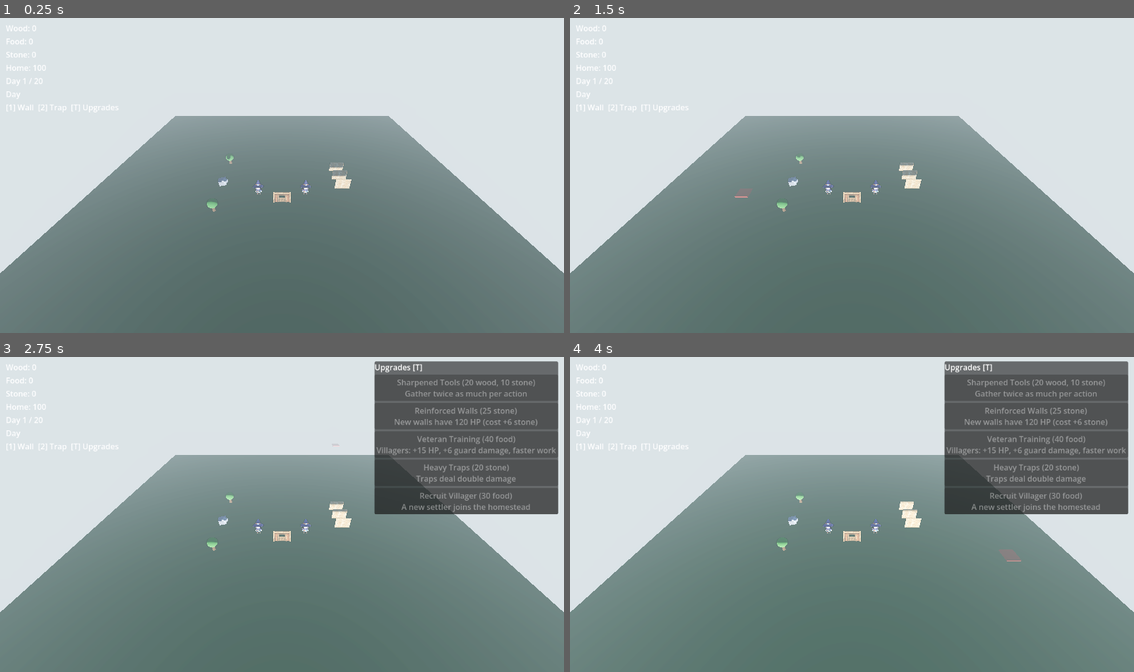
Above: before the commit, frames 1-4 (two rows, left to right).
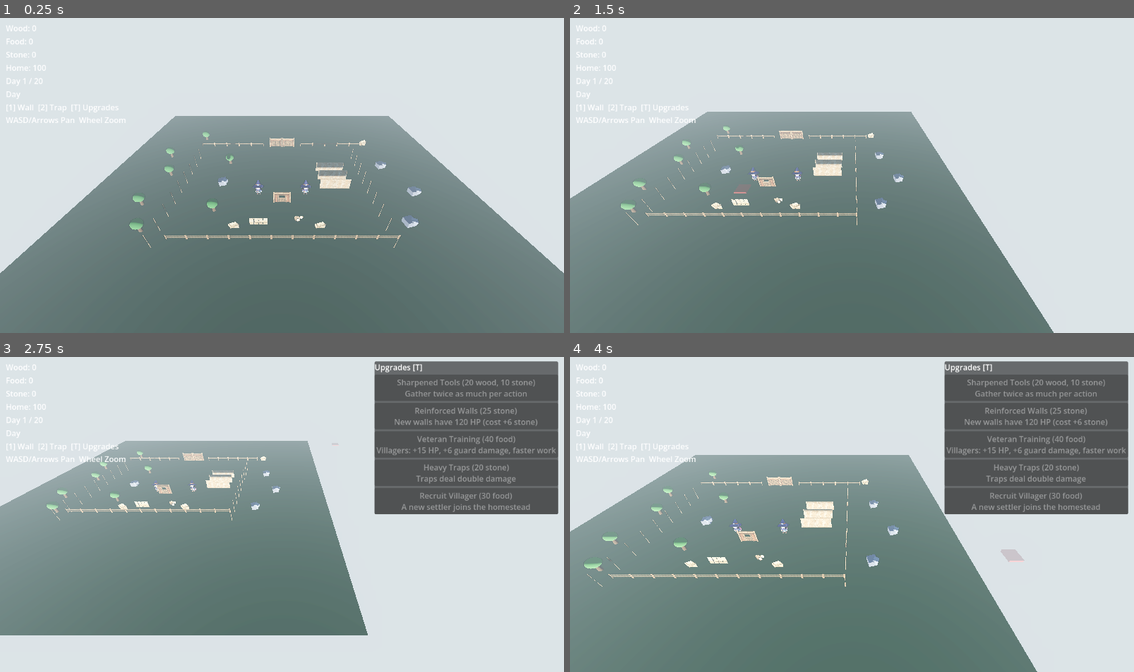
Above: after the commit, the same moments.

Repository: Harrisonnad/homestead-defense
Game: Godot game, scene res://scenes/Main.tscn
Two runs of this game, one before a commit and one after it. Both use one fixed random seed, a clock stepped at 60 frames per second and the inputs below.
Inputs (mouse positions are in pixels of both pictures, inside the frame that each line leads up to):
- Up to frame 1 (0.25 s): no input
- Up to frame 2 (1.5 s): tap Enter at 0.5 s; move the mouse to (976, 159) at 0.52 s; hold D 0.53-1.28 s; tap 1 at 0.6 s; click (976, 159) at 0.67 s; move the mouse to (739, 191) at 1.27 s; hold S from 1.28 s (still down); tap 2 at 1.35 s; click (739, 191) at 1.42 s
- Up to frame 3 (2.75 s): move the mouse to (338, 445) at 2.02 s; release S at 2.03 s; hold D from 2.03 s (still down); tap T at 2.1 s; click (338, 445) at 2.17 s
- Up to frame 4 (4 s): move the mouse to (823, 577) at 2.77 s; release D at 2.78 s; hold W 2.78-3.53 s; tap 1 at 2.85 s; click (823, 577) at 2.92 s; move the mouse to (1021, 561) at 3.52 s; hold A from 3.53 s (still down); tap 2 at 3.6 s; click (1021, 561) at 3.67 s

The runs differ from the first frame. In frame 1, 1.2% of the frame differs, in the area x 1-75%, y 31-73%; in frame 2, 18%; in frame 3, 35%, in the area x 0-100%, y 26-100%; in frame 4, 18%.

Commit message:
Map pass: fenced compound, more interactables, camera control
Fleshes out the Phase 1 test layout into a real map inspired by
isometric farm references: a destructible fence perimeter (15 HP
segments enemies smash through, runtime-generated via fence_line.gd)
with a 60 HP double-door gate facing the enemy approach, a west
forest and east rock outcrop, a 2x3 farm field, gatherable hay bales
(food, reuses resource_node.gd), and decor props by the homestead.
Adds WASD/arrow pan + wheel zoom (clamped, translation-only so the
sprite billboards stay valid) since the fixed camera was the real
blocker to a bigger map. wall.gd gains an upgradable flag so the
perimeter never inherits the reinforced-wall tier.

Co-Authored-By: Claude Fable 5 <noreply@anthropic.com>

Diff:
--- a/scenes/Main.tscn
+++ b/scenes/Main.tscn
@@ -16,6 +16,14 @@
 [ext_resource type="PackedScene" path="res://scenes/homestead.tscn" id="16"]
 [ext_resource type="PackedScene" path="res://scenes/ui/upgrade_panel.tscn" id="17"]
 [ext_resource type="PackedScene" path="res://scenes/ui/end_screen.tscn" id="18"]
+[ext_resource type="PackedScene" path="res://scenes/fence.tscn" id="19"]
+[ext_resource type="PackedScene" path="res://scenes/gate.tscn" id="20"]
+[ext_resource type="PackedScene" path="res://scenes/hay_bale.tscn" id="21"]
+[ext_resource type="Script" path="res://scripts/camera_controller.gd" id="22"]
+[ext_resource type="Script" path="res://scripts/fence_line.gd" id="23"]
+[ext_resource type="Texture2D" path="res://docs/assets/kennys/kenney_isometric-miniature-farm/Angle/fenceLow_E.png" id="24"]
+[ext_resource type="Texture2D" path="res://docs/assets/kennys/kenney_isometric-miniature-farm/Angle/sacksCrate_S.png" id="25"]
+[ext_resource type="Texture2D" path="res://docs/assets/kennys/kenney_isometric-miniature-farm/Angle/hayBalesStacked_S.png" id="26"]
 
 [sub_resource type="PlaneMesh" id="1"]
 size = Vector2(50, 50)
@@ -69,6 +77,7 @@
 [node name="Camera3D" type="Camera3D" parent="."]
 transform = Transform3D(1, 0, 0, 0, 0.8, 0.6, 0, -0.6, 0.8, 0, 18, 22)
 current = true
+script = ExtResource("22")
 
 [node name="Ground" type="StaticBody3D" parent="."]
 
@@ -97,8 +106,50 @@
 [node name="FarmPlot3" parent="." instance=ExtResource("6")]
 transform = Transform3D(1, 0, 0, 0, 1, 0, 0, 0, 1, 8, 0, 1)
 
+[node name="FarmPlot4" parent="." instance=ExtResource("6")]
+transform = Transform3D(1, 0, 0, 0, 1, 0, 0, 0, 1, 6, 0, -3)
+
+[node name="FarmPlot5" parent="." instance=ExtResource("6")]
+transform = Transform3D(1, 0, 0, 0, 1, 0, 0, 0, 1, 6, 0, -1)
+
+[node name="FarmPlot6" parent="." instance=ExtResource("6")]
+transform = Transform3D(1, 0, 0, 0, 1, 0, 0, 0, 1, 6, 0, 1)
+
+[node name="Tree3" parent="." instance=ExtResource("5")]
+transform = Transform3D(1, 0, 0, 0, 1, 0, 0, 0, 1, -16, 0, -2)
+
+[node name="Tree4" parent="." instance=ExtResource("5")]
+transform = Transform3D(1, 0, 0, 0, 1, 0, 0, 0, 1, -17, 0, 4)
+
+[node name="Tree5" parent="." instance=ExtResource("5")]
+transform = Transform3D(1, 0, 0, 0, 1, 0, 0, 0, 1, -15, 0, 8)
+
+[node name="Tree6" parent="." instance=ExtResource("5")]
+transform = Transform3D(1, 0, 0, 0, 1, 0, 0, 0, 1, -18, 0, -7)
+
+[node name="Tree7" parent="." instance=ExtResource("5")]
+transform = Transform3D(1, 0, 0, 0, 1, 0, 0, 0, 1, -14, 0, -13)
+
 [node name="Rock" parent="." instance=ExtResource("11")]
 transform = Transform3D(1, 0, 0, 0, 1, 0, 0, 0, 1, -8, 0, 0)
+
+[node name="Rock2" parent="." instance=ExtResource("11")]
+transform = Transform3D(1, 0, 0, 0, 1, 0, 0, 0, 1, 15, 0, -4)
+
+[node name="Rock3" parent="." instance=ExtResource("11")]
+transform = Transform3D(1, 0, 0, 0, 1, 0, 0, 0, 1, 17, 0, 2)
+
+[node name="Rock4" parent="." instance=ExtResource("11")]
+transform = Transform3D(1, 0, 0, 0, 1, 0, 0, 0, 1, 14, 0, 7)
+
+[node name="HayBale" parent="." instance=ExtResource("21")]
+transform = Transform3D(1, 0, 0, 0, 1, 0, 0, 0, 1, 4, 0, 8)
+
+[node name="HayBale2" parent="." instance=ExtResource("21")]
+transform = Transform3D(1, 0, 0, 0, 1, 0, 0, 0, 1, -5, 0, 8)
+
+[node name="HayBale3" parent="." instance=ExtResource("21")]
+transform = Transform3D(1, 0, 0, 0, 1, 0, 0, 0, 1, 14, 0, -10)
 
 [node name="Villager" parent="." instance=ExtResource("12")]
 transform = Transform3D(1, 0, 0, 0, 1, 0, 0, 0, 1, 3, 0, 2)
@@ -140,6 +191,69 @@
 villager_scene = ExtResource("12")
 entities_container_path = NodePath("../Entities")
 
+[node name="Perimeter" type="Node3D" parent="."]
+
+[node name="FenceNorthWest" type="Node3D" parent="Perimeter"]
+transform = Transform3D(1, 0, 0, 0, 1, 0, 0, 0, 1, -12, 0, -8)
+script = ExtResource("23")
+fence_scene = ExtResource("19")
+count = 5
+spacing = 2.0
+direction = Vector3(1, 0, 0)
+
+[node name="FenceNorthEast" type="Node3D" parent="Perimeter"]
+transform = Transform3D(1, 0, 0, 0, 1, 0, 0, 0, 1, 4, 0, -8)
+script = ExtResource("23")
+fence_scene = ExtResource("19")
+count = 5
+spacing = 2.0
+direction = Vector3(1, 0, 0)
+
+[node name="Gate" parent="Perimeter" instance=ExtResource("20")]
+transform = Transform3D(1, 0, 0, 0, 1, 0, 0, 0, 1, 0, 0, -8)
+
+[node name="FenceWest" type="Node3D" parent="Perimeter"]
+transform = Transform3D(1, 0, 0, 0, 1, 0, 0, 0, 1, -12, 0, -6)
+script = ExtResource("23")
+fence_scene = ExtResource("19")
+count = 9
+spacing = 2.0
+direction = Vector3(0, 0, 1)
+texture_override = ExtResource("24")
+
+[node name="FenceEast" type="Node3D" parent="Perimeter"]
+transform = Transform3D(1, 0, 0, 0, 1, 0, 0, 0, 1, 12, 0, -6)
+script = ExtResource("23")
+fence_scene = ExtResource("19")
+count = 9
+spacing = 2.0
+direction = Vector3(0, 0, 1)
+texture_override = ExtResource("24")
+
+[node name="FenceSouth" type="Node3D" parent="Perimeter"]
+transform = Transform3D(1, 0, 0, 0, 1, 0, 0, 0, 1, -10, 0, 10)
+script = ExtResource("23")
+fence_scene = ExtResource("19")
+count = 11
+spacing = 2.0
+direction = Vector3(1, 0, 0)
+
+[node name="Decor" type="Node3D" parent="."]
+
+[node name="SacksCrate" type="Sprite3D" parent="Decor"]
+transform = Transform3D(1, 0, 0, 0, 1, 0, 0, 0, 1, 1.8, 2.0, 7)
+texture = ExtResource("25")
+pixel_size = 0.0078125
+shaded = true
+alpha_cut = 1
+
+[node name="HayStack" type="Sprite3D" parent="Decor"]
+transform = Transform3D(1, 0, 0, 0, 1, 0, 0, 0, 1, -2.5, 2.0, 7.5)
+texture = ExtResource("26")
+pixel_size = 0.0078125
+shaded = true
+alpha_cut = 1
+
 [node name="UpgradePanel" parent="." instance=ExtResource("17")]
 
 [node name="EndScreen" parent="." instance=ExtResource("18")]
--- /dev/null
+++ b/scenes/fence.tscn
@@ -0,0 +1,25 @@
+[gd_scene load_steps=4 format=3]
+
+[ext_resource type="Script" path="res://scripts/wall.gd" id="1"]
+[ext_resource type="Texture2D" path="res://docs/assets/kennys/kenney_isometric-miniature-farm/Angle/fenceLow_S.png" id="2"]
+
+[sub_resource type="BoxShape3D" id="1"]
+size = Vector3(2, 1.0, 0.4)
+
+[node name="Fence" type="StaticBody3D"]
+collision_layer = 2
+collision_mask = 0
+script = ExtResource("1")
+max_health = 15
+upgradable = false
+
+[node name="Sprite3D" type="Sprite3D" parent="."]
+transform = Transform3D(1, 0, 0, 0, 1, 0, 0, 0, 1, 0, 2.0, 0)
+texture = ExtResource("2")
+pixel_size = 0.0078125
+shaded = true
+alpha_cut = 1
+
+[node name="CollisionShape3D" type="CollisionShape3D" parent="."]
+transform = Transform3D(1, 0, 0, 0, 1, 0, 0, 0, 1, 0, 0.5, 0)
+shape = SubResource("1")
--- /dev/null
+++ b/scenes/gate.tscn
@@ -0,0 +1,32 @@
+[gd_scene load_steps=4 format=3]
+
+[ext_resource type="Script" path="res://scripts/wall.gd" id="1"]
+[ext_resource type="Texture2D" path="res://docs/assets/kennys/kenney_isometric-miniature-farm/Angle/woodWallGateClosed_S.png" id="2"]
+
+[sub_resource type="BoxShape3D" id="1"]
+size = Vector3(6, 1.5, 0.5)
+
+[node name="Gate" type="StaticBody3D"]
+collision_layer = 2
+collision_mask = 0
+script = ExtResource("1")
+max_health = 60
+upgradable = false
+
+[node name="DoorLeft" type="Sprite3D" parent="."]
+transform = Transform3D(1, 0, 0, 0, 1, 0, 0, 0, 1, -1, 2.0, 0)
+texture = ExtResource("2")
+pixel_size = 0.0078125
+shaded = true
+alpha_cut = 1
+
+[node name="DoorRight" type="Sprite3D" parent="."]
+transform = Transform3D(1, 0, 0, 0, 1, 0, 0, 0, 1, 1, 2.0, 0)
+texture = ExtResource("2")
+pixel_size = 0.0078125
+shaded = true
+alpha_cut = 1
+
+[node name="CollisionShape3D" type="CollisionShape3D" parent="."]
+transform = Transform3D(1, 0, 0, 0, 1, 0, 0, 0, 1, 0, 0.75, 0)
+shape = SubResource("1")
--- /dev/null
+++ b/scenes/hay_bale.tscn
@@ -0,0 +1,30 @@
+[gd_scene load_steps=3 format=3]
+
+[ext_resource type="Script" path="res://scripts/resource_node.gd" id="1"]
+[ext_resource type="Texture2D" path="res://docs/assets/kennys/kenney_isometric-miniature-farm/Angle/hayBales_S.png" id="2"]
+
+[sub_resource type="BoxShape3D" id="1"]
+size = Vector3(1.5, 1.0, 1.5)
+
+[node name="HayBale" type="StaticBody3D"]
+script = ExtResource("1")
+resource_type = "food"
+gather_amount = 8
+respawn_seconds = 12.0
+input_ray_pickable = true
+
+[node name="Visual" type="Node3D" parent="."]
+
+[node name="Sprite3D" type="Sprite3D" parent="Visual"]
+transform = Transform3D(1, 0, 0, 0, 1, 0, 0, 0, 1, 0, 2.0, 0)
+texture = ExtResource("2")
+pixel_size = 0.0078125
+shaded = true
+alpha_cut = 1
+
+[node name="CollisionShape3D" type="CollisionShape3D" parent="."]
+transform = Transform3D(1, 0, 0, 0, 1, 0, 0, 0, 1, 0, 0.5, 0)
+shape = SubResource("1")
+
+[node name="CooldownTimer" type="Timer" parent="."]
+one_shot = true
--- a/scenes/ui/hud.tscn
+++ b/scenes/ui/hud.tscn
@@ -37,4 +37,5 @@
 
 [node name="HintLabel" type="Label" parent="VBoxContainer"]
 layout_mode = 2
-text = "[1] Wall  [2] Trap  [T] Upgrades"
+text = "[1] Wall  [2] Trap  [T] Upgrades
+WASD/Arrows Pan  Wheel Zoom"
--- /dev/null
+++ b/scripts/camera_controller.gd
@@ -0,0 +1,41 @@
+extends Camera3D
+
+# Pan/zoom for the fixed-angle isometric camera. Translation only — never
+# rotates — so the sprite quads placed for this viewing angle stay valid.
+
+@export var pan_speed: float = 14.0
+@export var zoom_step: float = 2.0
+@export var min_x: float = -18.0
+@export var max_x: float = 18.0
+@export var min_z: float = 4.0
+@export var max_z: float = 34.0
+@export var min_y: float = 10.0
+@export var max_y: float = 26.0
+
+func _process(delta: float) -> void:
+	var pan := Vector3.ZERO
+	if Input.is_key_pressed(KEY_W) or Input.is_key_pressed(KEY_UP):
+		pan.z -= 1.0
+	if Input.is_key_pressed(KEY_S) or Input.is_key_pressed(KEY_DOWN):
+		pan.z += 1.0
+	if Input.is_key_pressed(KEY_A) or Input.is_key_pressed(KEY_LEFT):
+		pan.x -= 1.0
+	if Input.is_key_pressed(KEY_D) or Input.is_key_pressed(KEY_RIGHT):
+		pan.x += 1.0
+	if pan != Vector3.ZERO:
+		position += pan.normalized() * pan_speed * delta
+		_clamp_position()
+
+func _unhandled_input(event: InputEvent) -> void:
+	if event is InputEventMouseButton and event.pressed:
+		if event.button_index == MOUSE_BUTTON_WHEEL_UP:
+			position += -global_transform.basis.z.normalized() * zoom_step
+			_clamp_position()
+		elif event.button_index == MOUSE_BUTTON_WHEEL_DOWN:
+			position += global_transform.basis.z.normalized() * zoom_step
+			_clamp_position()
+
+func _clamp_position() -> void:
+	position.x = clampf(position.x, min_x, max_x)
+	position.z = clampf(position.z, min_z, max_z)
+	position.y = clampf(position.y, min_y, max_y)
--- /dev/null
+++ b/scripts/fence_line.gd
@@ -0,0 +1,21 @@
+extends Node3D
+
+# Spawns a straight run of fence segments at runtime so the perimeter
+# doesn't need dozens of hand-authored transforms in Main.tscn. The first
+# segment sits at this node's origin; each next one is `spacing` further
+# along `direction`. `texture_override` swaps in a directional Kenney
+# render (e.g. fenceLow_E for north-south runs).
+
+@export var fence_scene: PackedScene
+@export var count: int = 5
+@export var spacing: float = 2.0
+@export var direction: Vector3 = Vector3.RIGHT
+@export var texture_override: Texture2D
+
+func _ready() -> void:
+	for i in count:
+		var segment := fence_scene.instantiate()
+		add_child(segment)
+		segment.position = direction.normalized() * spacing * i
+		if texture_override:
+			segment.get_node("Sprite3D").texture = texture_override
--- a/scripts/wall.gd
+++ b/scripts/wall.gd
@@ -2,20 +2,25 @@
 class_name Wall
 
 # Tier is read once at placement time (_ready), so walls placed before the
-# Reinforced Walls upgrade keep their original stats and look.
+# Reinforced Walls upgrade keep their original stats and look. Fences and
+# the gate reuse this script with upgradable = false so the perimeter never
+# inherits the reinforced tier.
 
 @export var max_health: int = 50
+@export var upgradable: bool = true
 @export var reinforced_max_health: int = 120
 @export var reinforced_texture: Texture2D
 
-@onready var sprite: Sprite3D = $Sprite3D
+# Optional: variants like the gate use differently-named sprites and never
+# swap texture (upgradable = false), so this may be null.
+@onready var sprite: Sprite3D = get_node_or_null("Sprite3D")
 
 var current_health: int
 
 signal died
 
 func _ready() -> void:
-	if Progression.wall_tier() >= 2:
+	if upgradable and Progression.wall_tier() >= 2:
 		max_health = reinforced_max_health
 		if reinforced_texture:
 			sprite.texture = reinforced_texture
Not shown: 1 places in scenes/Main.tscn that only renumber resources
Not shown, changed: README.md
